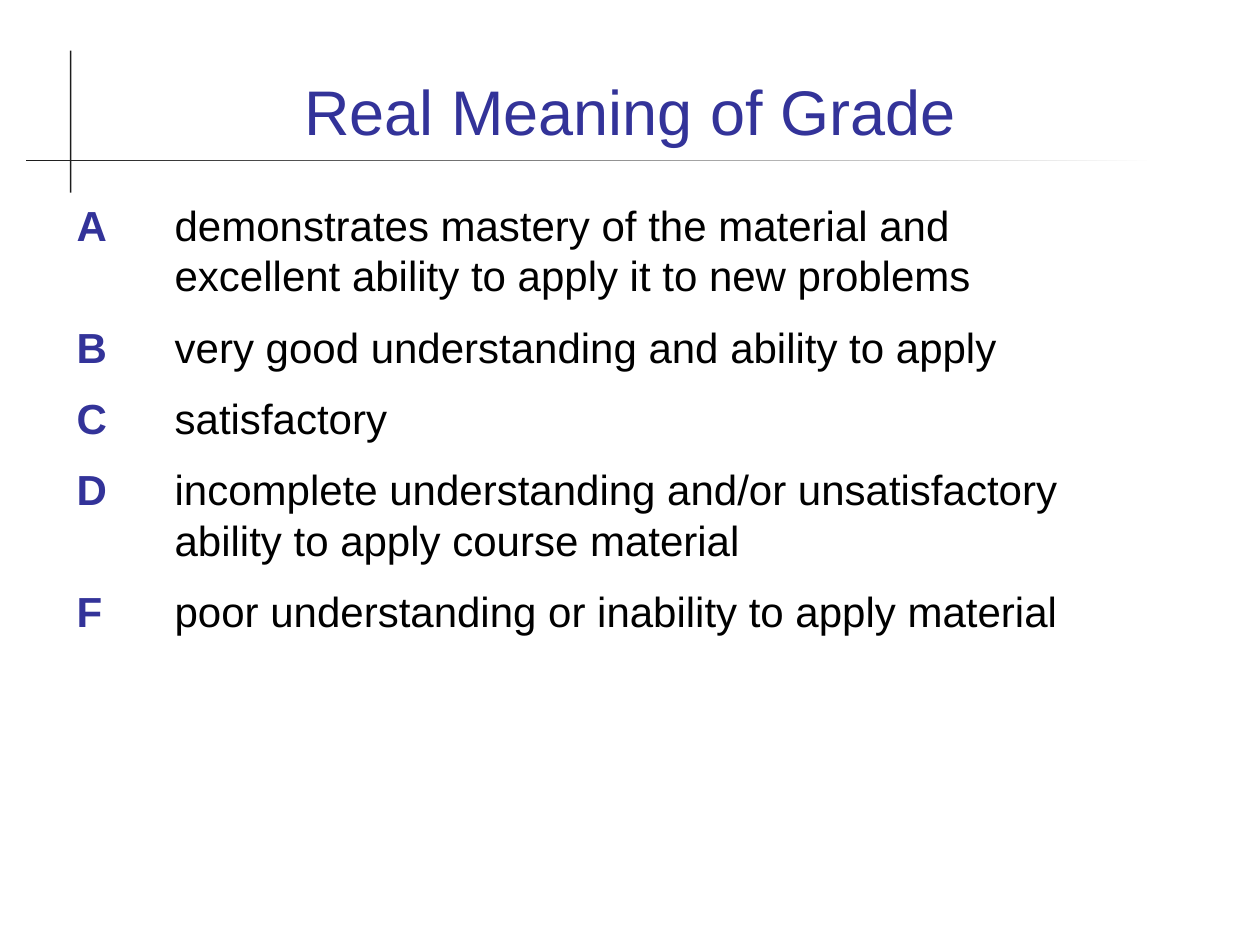
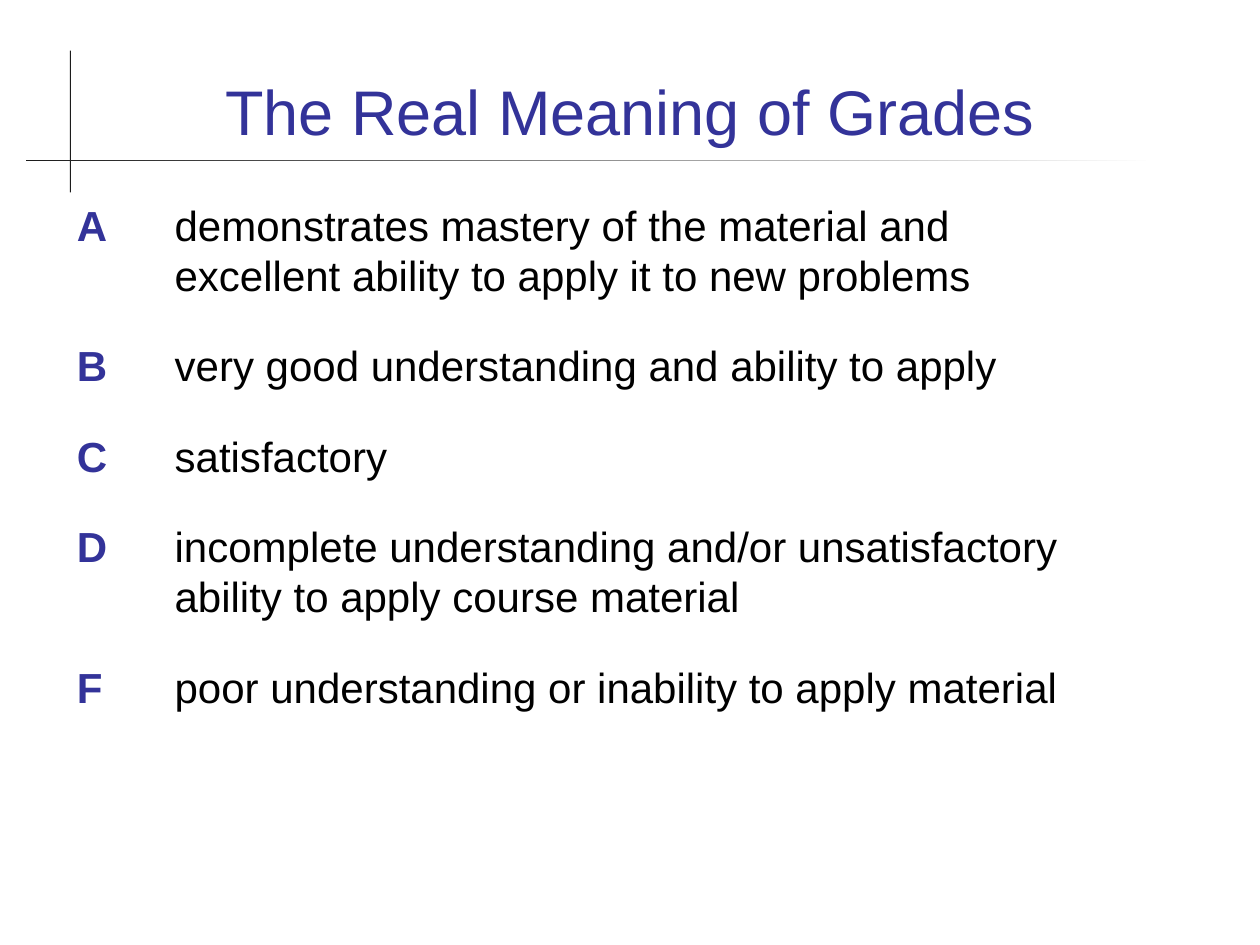
Before and after one commit to skeoop/skeoop.github.io, a slide deck: slide 10 of intro/Introduction-to-Course.ppt. Drawn at 1260x945 pixels with LibreOffice and Linux fonts; fonts in the diff are those of the drawing. Boxes give left, top, right and bottom in pixels: in the first picture for what was removed or moved away, otherwise in the second. Text is boxed around its words. In the diff, an @@ line names an element or a change of style, - is before the commit and + after.

Commit message:
formatting of intro slides

```diff
--- a/intro/Introduction-to-Course.ppt
+++ b/intro/Introduction-to-Course.ppt
@@ title at [226,89,1034,147]: text changed @@
-Real Meaning of Grade
+The Real Meaning of Grades
@@ text "A demonstrates mastery of the ..." at [77,210,1057,711]: more space between paragraphs @@
```
Also in this commit, not shown: 14 other slides changed, 1 other file.
